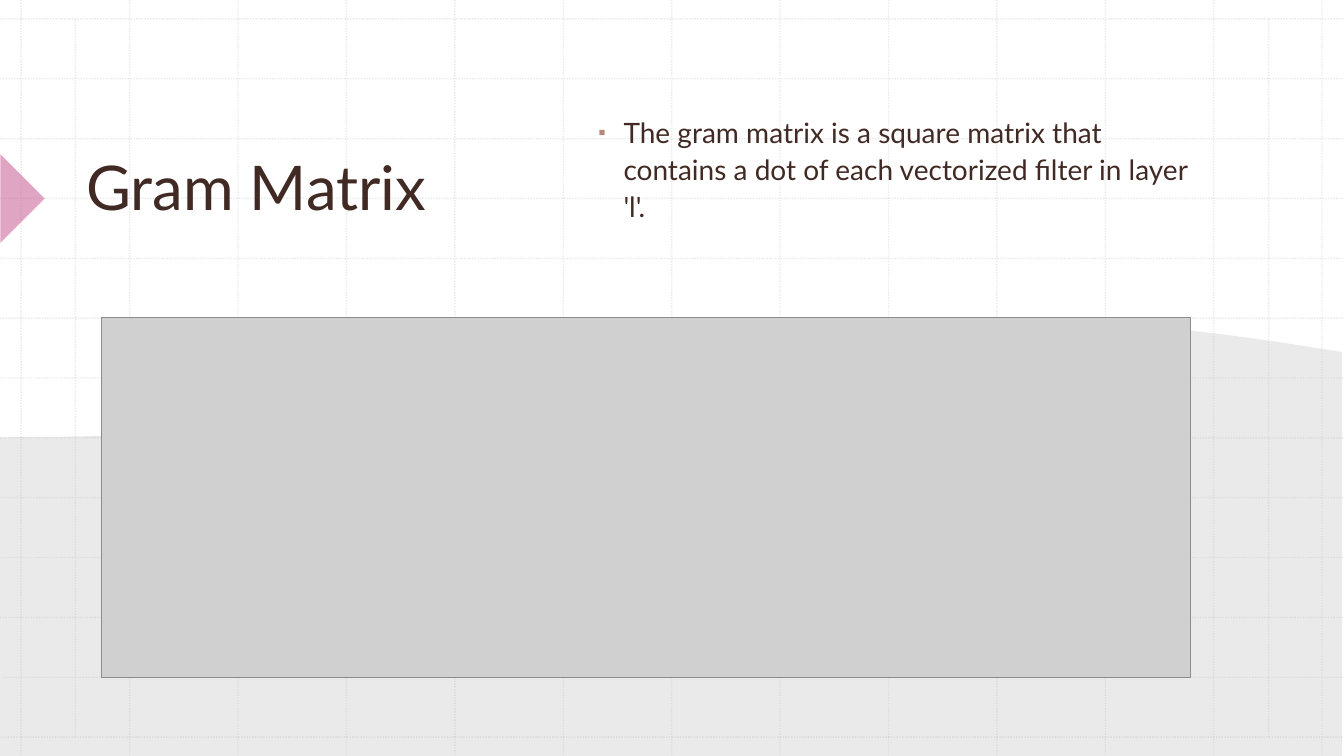
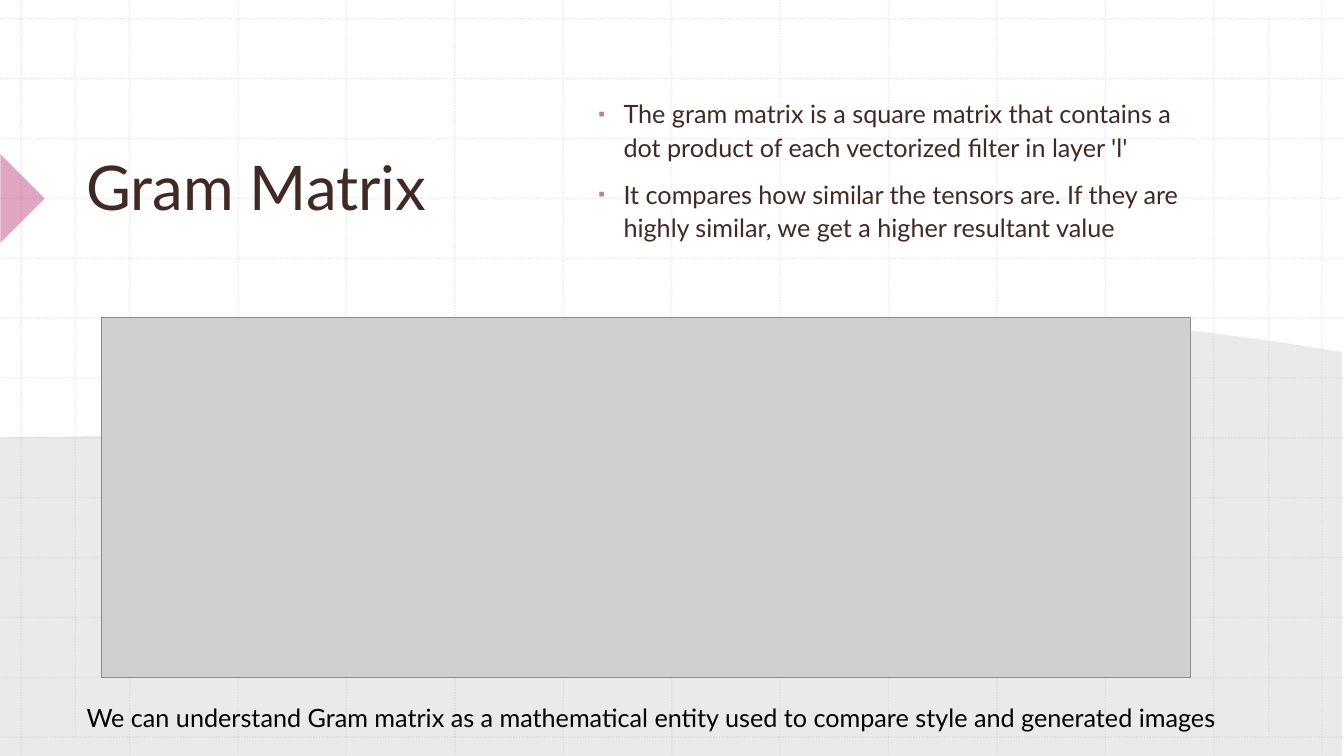
Before and after one commit to it-is-lokesh/KDAG, a slide deck: slide 5 of Task 2/Neural Style Transfer.pptx (slide 6 before the commit). Drawn at 1344x756 pixels with LibreOffice and Linux fonts; fonts in the diff are those of the drawing; grey boxes stand for pictures. Boxes give left, top, right and bottom in pixels: in the first picture for what was removed or moved away, otherwise in the second. Text is boxed around its words. In the diff, an @@ line names an element or a change of style, - is before the commit and + after.

Commit message:
PPT Changes

```diff
--- a/Task 2/Neural Style Transfer.pptx
+++ b/Task 2/Neural Style Transfer.pptx
@@ text at (x1=624, y1=104, x2=1178, y2=242): text changed; size 20 to 18 pt @@
-▪ The gram matrix is a square matrix that contains a dot of each vectorized filter in layer 'l'.
+▪ The gram matrix is a square matrix that contains a dot product of each vectorized filter in layer 'l'
+▪ It compares how similar the tensors are. If they are highly similar, we get a higher resultant value
@@ text added at (x1=87, y1=708, x2=1215, y2=732), 18 pt, text #000000 @@
+We can understand Gram matrix as a mathematical entity used to compare style and generated images
```
Also in this commit, not shown: 3 other slides changed, 1 slide added.
